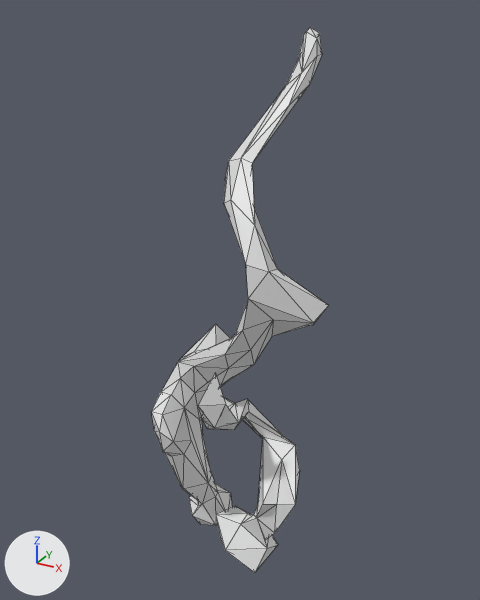
Renders of the FBX model EctoFarm/Content/Assets/Plant/Stage1.fbx from each side of a commit.
Both versions are drawn from a 50 mm lens placed at (1.8, -3.34, 2.3), pointed at (0.09, -0.24, 0.75). Lighting does not change. The marker at lower left points along +X, +Y and +Z. The picture after the commit comes second. Mesh edges are drawn as thin lines.

The first picture shows 'Stage1', 'Stage2'.
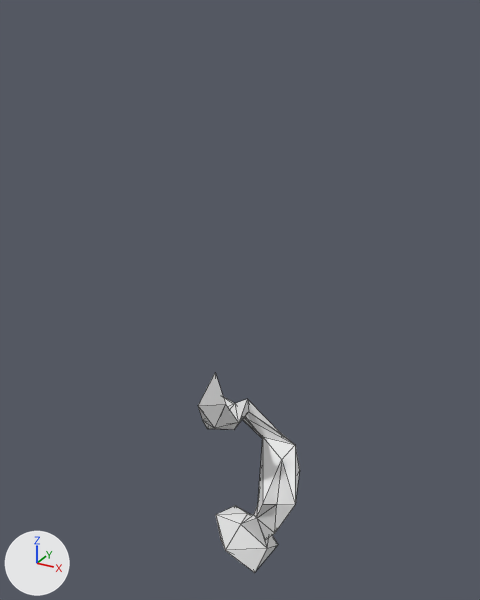
Commit message: Separated stage plant models

Where the change shows, as pixel boxes [x1, y1, x2, y2] in the pictures (480 x 600 px):
```json
{"object": "Stage2", "change": "deleted", "before": [151, 27, 329, 525]}
```

Edits to the scene script, one JSON object a line:
```json
{"op": "remove", "block": "ob_stage2", "code": ["ob_stage2 = bpy.data.objects.new('Stage2', me_icosphere_003)", "ob_stage2.location = (0.0, 0.0, 0.0)"]}
```
